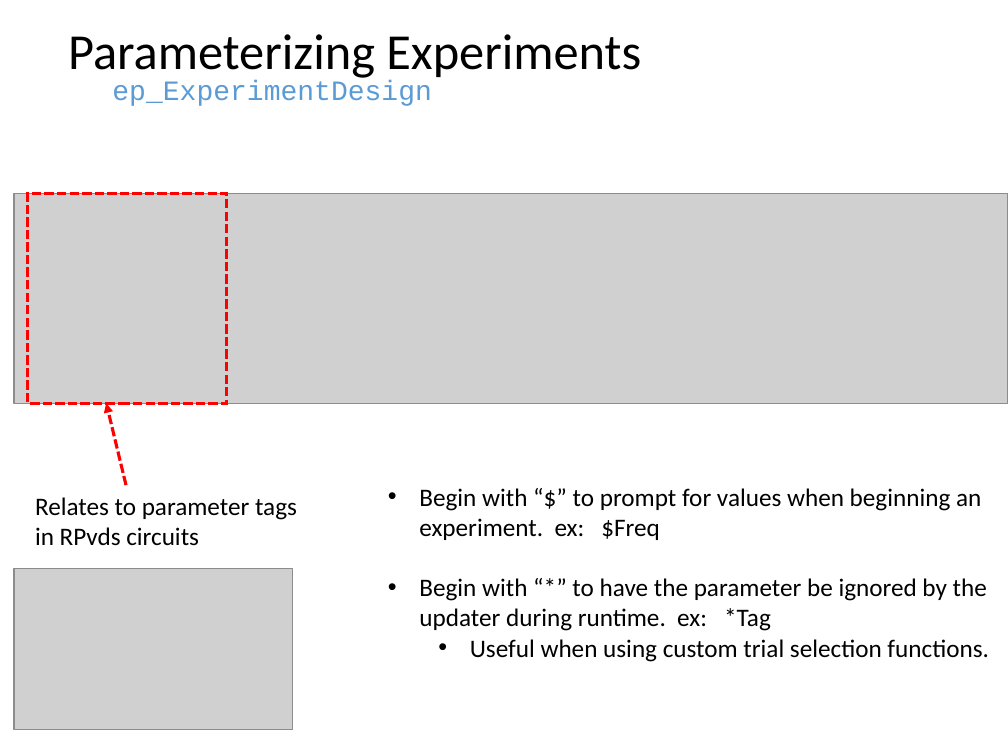
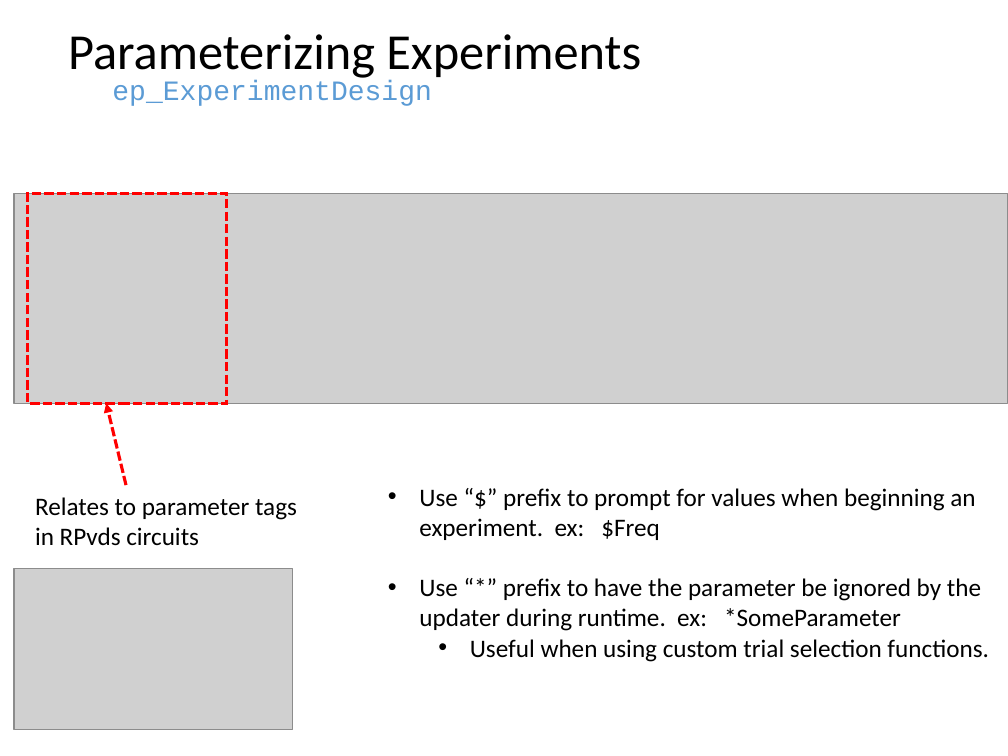
Before and after one commit to dstolz/epsych, a slide deck: slide 19 of trunk/Intro_to_ElectroPsych_Toolbox.pptx. Drawn at 1008x756 pixels with LibreOffice and Linux fonts; fonts in the diff are those of the drawing; grey boxes stand for pictures. Boxes give left, top, right and bottom in pixels: in the first picture for what was removed or moved away, otherwise in the second. Text is boxed around its words. In the diff, an @@ line names an element or a change of style, - is before the commit and + after.

```diff
--- a/trunk/Intro_to_ElectroPsych_Toolbox.pptx
+++ b/trunk/Intro_to_ElectroPsych_Toolbox.pptx
@@ text at (419, 488, 981, 631): text changed @@
-• Begin with “$” to prompt for values when beginning an experiment. ex: $Freq
-• Begin with “*” to have the parameter be ignored by the updater during runtime. ex: *Tag
+• Use “$” prefix to prompt for values when beginning an experiment. ex: $Freq
+• Use “*” prefix to have the parameter be ignored by the updater during runtime. ex: *SomeParameter
```
Also in this commit, not shown: 13 other slides changed, 1 other file.
